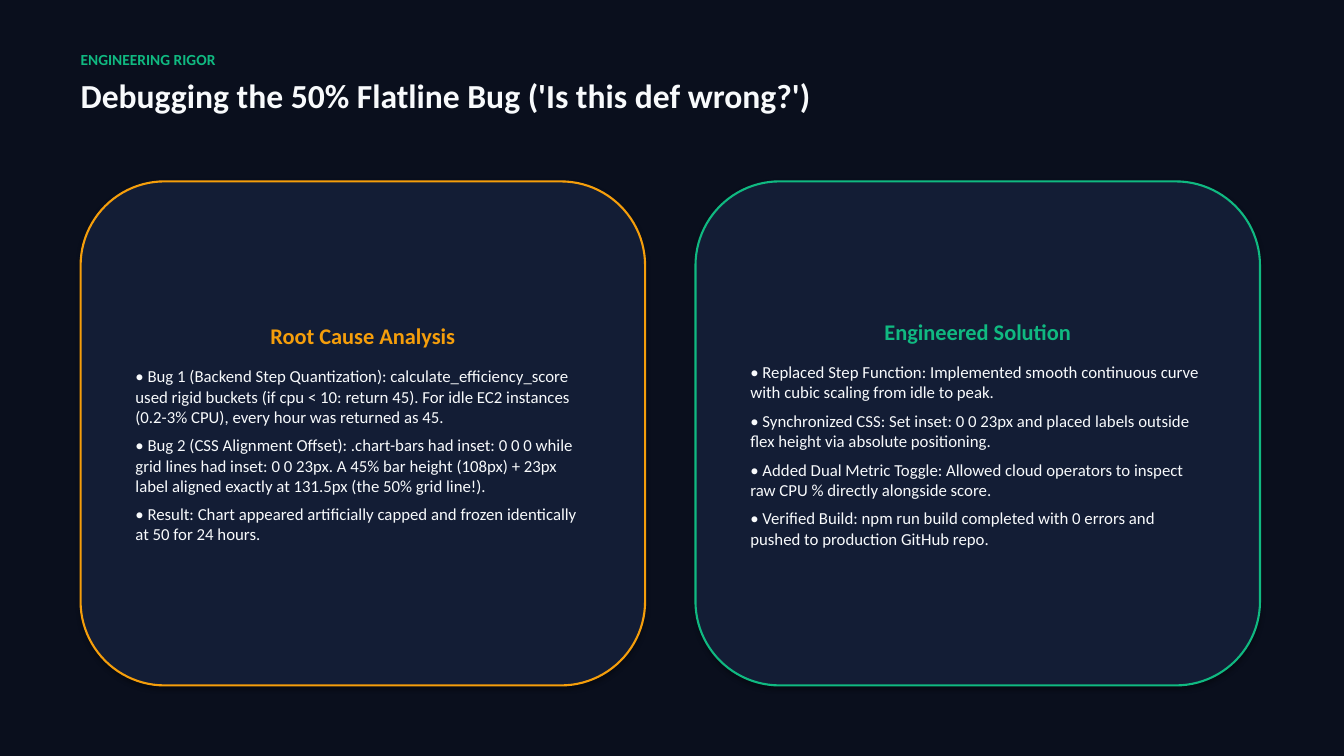
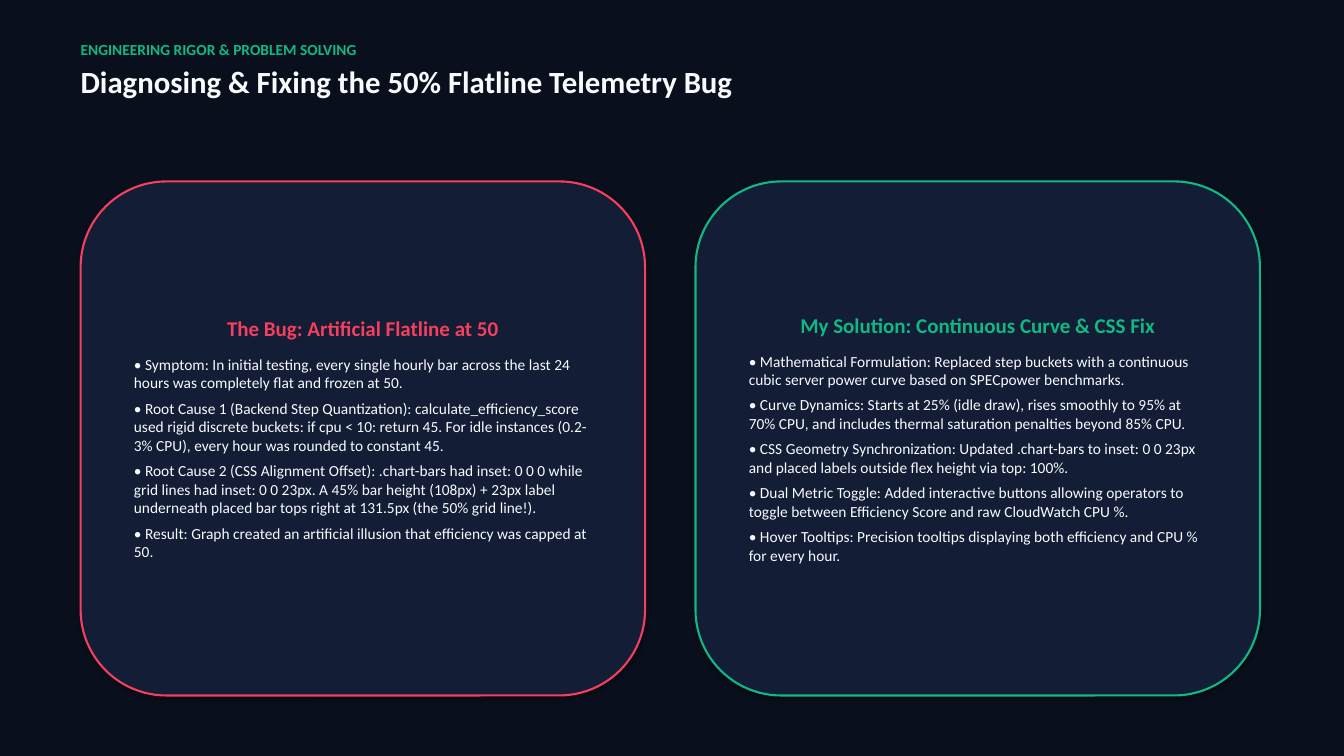
Before and after one commit to SMOS555/Cloudmind, a slide deck: slide 10 of CloudMind_AI_Project_Presentation.pptx. Drawn at 1344x756 pixels with LibreOffice and Linux fonts; fonts in the diff are those of the drawing. Boxes give left, top, right and bottom in pixels: in the first picture for what was removed or moved away, otherwise in the second. Text is boxed around its words. In the diff, an @@ line names an element or a change of style, - is before the commit and + after.

```diff
--- a/CloudMind_AI_Project_Presentation.pptx
+++ b/CloudMind_AI_Project_Presentation.pptx
@@ text at box(81, 45, 732, 99): text changed; size 24 to 22 pt @@
-ENGINEERING RIGOR
-Debugging the 50% Flatline Bug ('Is this def wrong?')
+ENGINEERING RIGOR & PROBLEM SOLVING
+Diagnosing & Fixing the 50% Flatline Telemetry Bug
@@ rounded rectangle "The Bug: Artificial Flatline at ...": place and size @@
-rounded rectangle "The Bug: Artificial Flatline at ..." at box(81, 181, 645, 686)
+rounded rectangle "The Bug: Artificial Flatline at ..." at box(81, 181, 645, 696)
@@ rounded rectangle "The Bug: Artificial Flatline at ..." at box(81, 181, 645, 696): outline #F59E0B 1.5 pt to #F43F5E 1.5 pt @@
@@ rounded rectangle "My Solution: Continuous Curve & ...": place and size @@
-rounded rectangle "My Solution: Continuous Curve & ..." at box(696, 181, 1260, 686)
+rounded rectangle "My Solution: Continuous Curve & ..." at box(696, 181, 1260, 696)
@@ text in rounded rectangle at box(134, 321, 587, 557): text changed; size 12 to 11 pt @@
-Root Cause Analysis
-• Bug 1 (Backend Step Quantization): calculate_efficiency_score used rigid buckets (if cpu < 10: return 45). For idle EC2 instances (0.2-3% CPU), every hour was returned as 45.
-• Bug 2 (CSS Alignment Offset): .chart-bars had inset: 0 0 0 while grid lines had inset: 0 0 23px. A 45% bar height (108px) + 23px label aligned exactly at 131.5px (the 50% grid line!).
-• Result: Chart appeared artificially capped and frozen identically at 50 for 24 hours.
+The Bug: Artificial Flatline at 50
+• Symptom: In initial testing, every single hourly bar across the last 24 hours was completely flat and frozen at 50.
+• Root Cause 1 (Backend Step Quantization): calculate_efficiency_score used rigid discrete buckets: if cpu < 10: return 45. For idle instances (0.2-3% CPU), every hour was rounded to constant 45.
+• Root Cause 2 (CSS Alignment Offset): .chart-bars had inset: 0 0 0 while grid lines had inset: 0 0 23px. A 45% bar height (108px) + 23px label underneath placed bar tops right at 131.5px (the 50% grid line!).
+• Result: Graph created an artificial illusion that efficiency was capped at 50.
@@ text in rounded rectangle at box(749, 318, 1195, 564): text changed; size 12 to 11 pt @@
-Engineered Solution
-• Replaced Step Function: Implemented smooth continuous curve with cubic scaling from idle to peak.
-• Synchronized CSS: Set inset: 0 0 23px and placed labels outside flex height via absolute positioning.
-• Added Dual Metric Toggle: Allowed cloud operators to inspect raw CPU % directly alongside score.
-• Verified Build: npm run build completed with 0 errors and pushed to production GitHub repo.
+My Solution: Continuous Curve & CSS Fix
+• Mathematical Formulation: Replaced step buckets with a continuous cubic server power curve based on SPECpower benchmarks.
+• Curve Dynamics: Starts at 25% (idle draw), rises smoothly to 95% at 70% CPU, and includes thermal saturation penalties beyond 85% CPU.
+• CSS Geometry Synchronization: Updated .chart-bars to inset: 0 0 23px and placed labels outside flex height via top: 100%.
+• Dual Metric Toggle: Added interactive buttons allowing operators to toggle between Efficiency Score and raw CloudWatch CPU %.
+• Hover Tooltips: Precision tooltips displaying both efficiency and CPU % for every hour.
```
Also in this commit, not shown: 7 other slides changed, 9 slides added, 6 slides removed, 10 other files.
